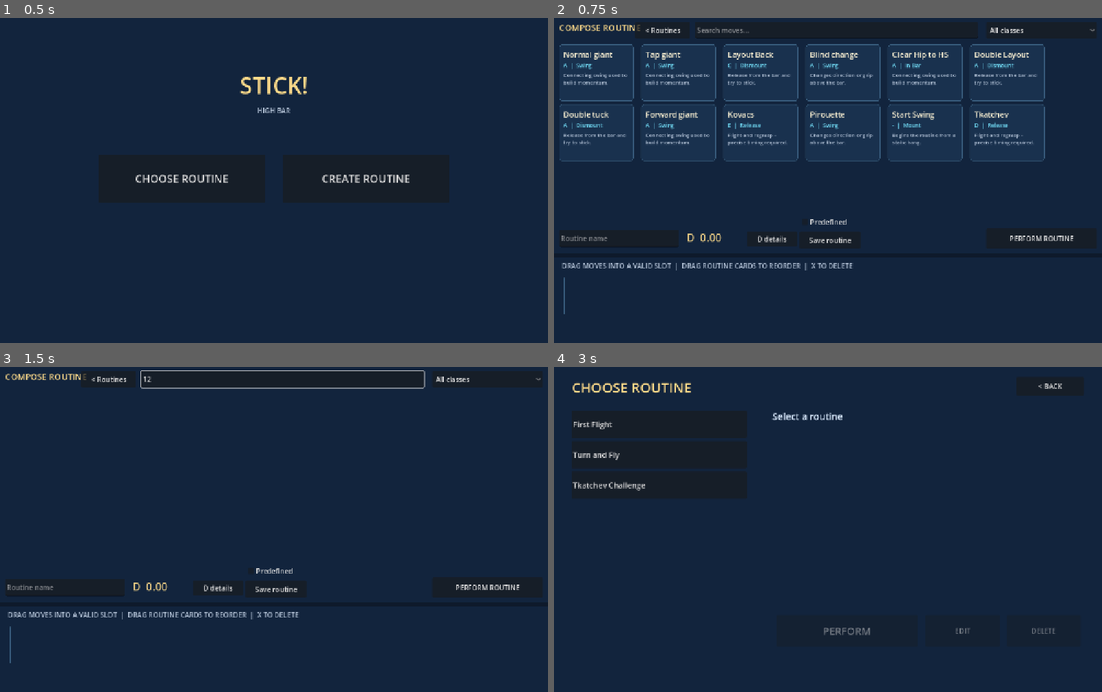
Above: before the commit, frames 1-4 (two rows, left to right).
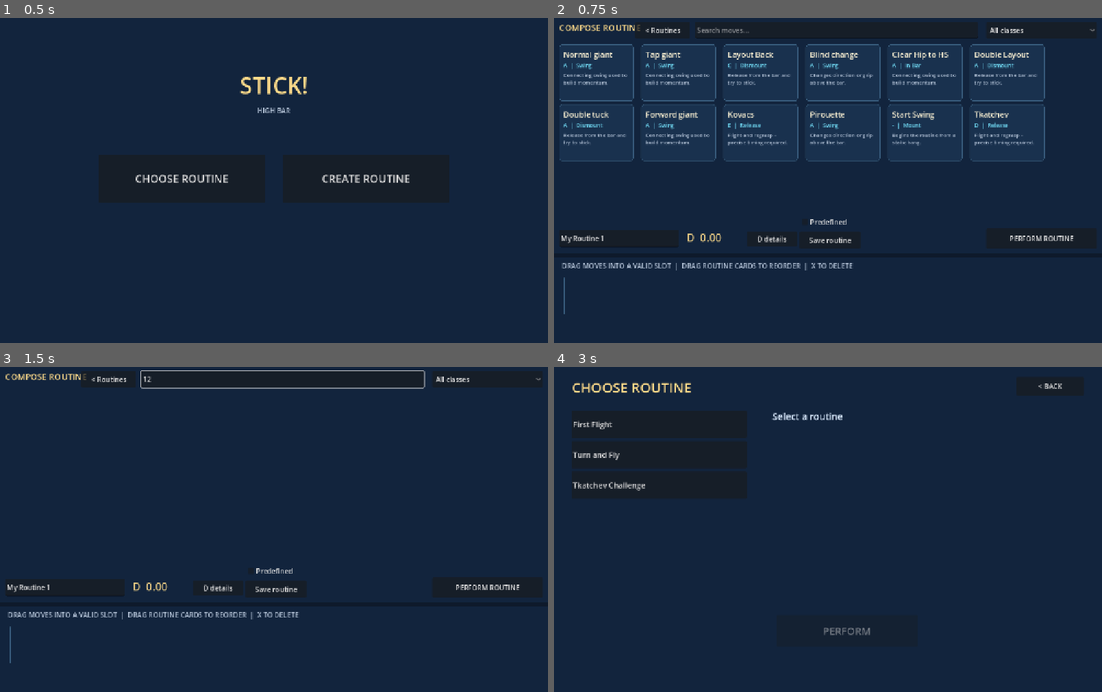
Above: after the commit, the same moments.

Repository: waynelaker/Stick-
Game: Godot game, scene res://main.tscn
Two runs of this game, one before a commit and one after it. Both use one fixed random seed, a clock stepped at 60 frames per second and the inputs below.
Inputs (mouse positions are in pixels of both pictures, inside the frame that each line leads up to):
- Up to frame 1 (0.5 s): no input
- Up to frame 2 (0.75 s): click "CREATE ROUTINE" at 0.5 s
- Up to frame 3 (1.5 s): click (284, 380) at 1.27 s; type "12" at 1.35 s
- Up to frame 4 (3 s): click "< Routines" at 2 s; click "CHOOSE ROUTINE" at 2.75 s

Frame 1 is identical in both runs. In frame 2, 0.1% of the frame differs, in the area x 1-10%, y 66-70%; in frame 3, 0.1%; in frame 4, less than 0.1%.

Commit message:
Update GODOT_CONFIG for experimental virtual keyboard support and adjust routine name input handling

Diff:
--- a/scripts/game.gd
+++ b/scripts/game.gd
@@ -633,6 +633,7 @@
 	routine_name_input.position = Vector2(12, 496)
 	routine_name_input.size = Vector2(280, 40)
 	routine_name_input.placeholder_text = "Routine name"
+	routine_name_input.virtual_keyboard_enabled = true
 	game_panel.add_child(routine_name_input)
 	game_search = LineEdit.new()
 	game_search.position = Vector2(330, 10)
@@ -1040,8 +1041,11 @@
 		return
 	var has_selection := not selected_library_ids.is_empty()
 	routine_choice_perform_button.disabled = not has_selection
-	routine_choice_edit_button.disabled = not has_selection
-	routine_choice_delete_button.disabled = not has_selection or (selected_library_source == "predefined" and OS.has_feature("web"))
+	var is_custom := has_selection and selected_library_source == "custom"
+	routine_choice_edit_button.visible = is_custom
+	routine_choice_delete_button.visible = is_custom
+	routine_choice_edit_button.disabled = not is_custom
+	routine_choice_delete_button.disabled = not is_custom
 	if not has_selection:
 		routine_choice_details.text = "Select a routine"
 		for child in routine_choice_moves.get_children():
@@ -1093,16 +1097,12 @@
 		_prepare_performance()
 
 func _edit_selected_library_routine() -> void:
-	if selected_library_source == "predefined":
-		_edit_predefined_routine(selected_library_index)
-	elif selected_library_source == "custom":
+	if selected_library_source == "custom":
 		_edit_saved_routine(selected_library_index)
 
 func _delete_selected_library_routine() -> void:
 	if selected_library_source == "custom":
 		_delete_saved_routine(selected_library_index)
-	elif selected_library_source == "predefined" and not OS.has_feature("web"):
-		_delete_predefined_routine(selected_library_index)
 	selected_library_source = ""
 	selected_library_index = -1
 	selected_library_name = ""
@@ -1124,7 +1124,9 @@
 	editing_saved_routine_index = -1
 	editing_predefined_routine_index = -1
 	predefined_routine_input.button_pressed = false
-	routine_name_input.text = ""
+	# Web touch keyboards can still edit this, but the routine is immediately
+	# usable even on a device/browser that refuses to open one.
+	routine_name_input.text = _next_custom_routine_name()
 	game_phase = "compose"
 	routine_library_panel.visible = false
 	routine_choose_panel.visible = false
@@ -1135,6 +1137,20 @@
 	_refresh_skill_grid()
 	_refresh_composed_routine()
 	status.text = "COMPOSE A NEW ROUTINE"
+
+func _next_custom_routine_name() -> String:
+	var suffix := 1
+	while true:
+		var candidate := "My Routine %d" % suffix
+		var already_used := false
+		for definition in predefined_routines + saved_routines:
+			if str(definition.get("name", "")).nocasecmp_to(candidate) == 0:
+				already_used = true
+				break
+		if not already_used:
+			return candidate
+		suffix += 1
+	return "My Routine"
 
 func _edit_saved_routine(saved_index: int) -> void:
 	if saved_index < 0 or saved_index >= saved_routines.size():
@@ -1215,6 +1231,7 @@
 	game_panel.visible = false
 	compose_panel.visible = false
 	perform_controls.visible = false
+	performance_feedback_label.visible = false
 	if performance_runway != null:
 		performance_runway.visible = false
 	routine_library_panel.visible = true
@@ -1763,6 +1780,7 @@
 	game_panel.visible = false
 	compose_panel.visible = false
 	perform_controls.visible = true
+	performance_feedback_label.visible = false
 	recovery_controls.visible = false
 	timing_button.visible = false
 	timing_button.disabled = false
@@ -2412,7 +2430,8 @@
 		return
 	timing_button.text = "REPEAT ROUTINE\n[SPACE]"
 	timing_button.disabled = false
-	performance_feedback_label.text = "ROUTINE COMPLETE\nPress when you want another go."
+	performance_feedback_label.text = "REPEAT ROUTINE?\nCLICK OR PRESS SPACE"
+	performance_feedback_label.visible = true
 
 func _apply_missed_input() -> void:
 	if execution_attempted or game_phase != "perform":
@@ -2582,6 +2601,7 @@
 
 func _return_to_compose() -> void:
 	_show_routine_library()
+	_show_choose_routines()
 
 func _add_skill_index_to_routine(index: int) -> void:
 	var move := skills[index]
Not shown, changed: export_presets.cfg
Not shown, changed: docs/index.html
Not shown, changed: docs/index.pck
